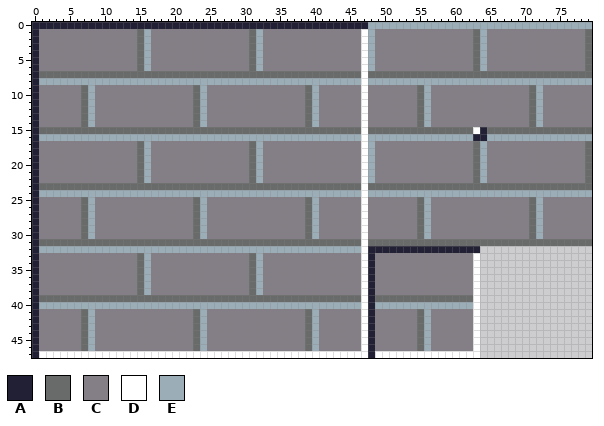
Edited in one commit: pixel-art file (art/tileset_floor.aseprite). Above is the file before it was changed.
80x48 pixels, 1 frame.
Palette (. is transparent): A #222034  B #696a6a  C #847e87  D #ffffff  E #9badb7
Pixels before, first column x 0:
 0 AAAAAAAAAAAAAAAAAAAAAAAAAAAAAAAAAAAAAAAAAAAAAAAAEEEEEEEEEEEEEEEEEEEEEEEEEEEEEEEE
 1 ACCCCCCCCCCCCCCBECCCCCCCCCCCCCCBECCCCCCCCCCCCCCDECCCCCCCCCCCCCCBECCCCCCCCCCCCCCB
 2 ACCCCCCCCCCCCCCBECCCCCCCCCCCCCCBECCCCCCCCCCCCCCDECCCCCCCCCCCCCCBECCCCCCCCCCCCCCB
 3 ACCCCCCCCCCCCCCBECCCCCCCCCCCCCCBECCCCCCCCCCCCCCDECCCCCCCCCCCCCCBECCCCCCCCCCCCCCB
 4 ACCCCCCCCCCCCCCBECCCCCCCCCCCCCCBECCCCCCCCCCCCCCDECCCCCCCCCCCCCCBECCCCCCCCCCCCCCB
 5 ACCCCCCCCCCCCCCBECCCCCCCCCCCCCCBECCCCCCCCCCCCCCDECCCCCCCCCCCCCCBECCCCCCCCCCCCCCB
 6 ACCCCCCCCCCCCCCBECCCCCCCCCCCCCCBECCCCCCCCCCCCCCDECCCCCCCCCCCCCCBECCCCCCCCCCCCCCB
 7 ABBBBBBBBBBBBBBBBBBBBBBBBBBBBBBBBBBBBBBBBBBBBBBDBBBBBBBBBBBBBBBBBBBBBBBBBBBBBBBB
 8 AEEEEEEEEEEEEEEEEEEEEEEEEEEEEEEEEEEEEEEEEEEEEEEDEEEEEEEEEEEEEEEEEEEEEEEEEEEEEEEE
 9 ACCCCCCBECCCCCCCCCCCCCCBECCCCCCCCCCCCCCBECCCCCCDCCCCCCCBECCCCCCCCCCCCCCBECCCCCCC
10 ACCCCCCBECCCCCCCCCCCCCCBECCCCCCCCCCCCCCBECCCCCCDCCCCCCCBECCCCCCCCCCCCCCBECCCCCCC
11 ACCCCCCBECCCCCCCCCCCCCCBECCCCCCCCCCCCCCBECCCCCCDCCCCCCCBECCCCCCCCCCCCCCBECCCCCCC
12 ACCCCCCBECCCCCCCCCCCCCCBECCCCCCCCCCCCCCBECCCCCCDCCCCCCCBECCCCCCCCCCCCCCBECCCCCCC
13 ACCCCCCBECCCCCCCCCCCCCCBECCCCCCCCCCCCCCBECCCCCCDCCCCCCCBECCCCCCCCCCCCCCBECCCCCCC
14 ACCCCCCBECCCCCCCCCCCCCCBECCCCCCCCCCCCCCBECCCCCCDCCCCCCCBECCCCCCCCCCCCCCBECCCCCCC
15 ABBBBBBBBBBBBBBBBBBBBBBBBBBBBBBBBBBBBBBBBBBBBBBDBBBBBBBBBBBBBBBDABBBBBBBBBBBBBBB
16 AEEEEEEEEEEEEEEEEEEEEEEEEEEEEEEEEEEEEEEEEEEEEEEDEEEEEEEEEEEEEEEAAEEEEEEEEEEEEEEE
17 ACCCCCCCCCCCCCCBECCCCCCCCCCCCCCBECCCCCCCCCCCCCCDECCCCCCCCCCCCCCBECCCCCCCCCCCCCCB
18 ACCCCCCCCCCCCCCBECCCCCCCCCCCCCCBECCCCCCCCCCCCCCDECCCCCCCCCCCCCCBECCCCCCCCCCCCCCB
19 ACCCCCCCCCCCCCCBECCCCCCCCCCCCCCBECCCCCCCCCCCCCCDECCCCCCCCCCCCCCBECCCCCCCCCCCCCCB
20 ACCCCCCCCCCCCCCBECCCCCCCCCCCCCCBECCCCCCCCCCCCCCDECCCCCCCCCCCCCCBECCCCCCCCCCCCCCB
21 ACCCCCCCCCCCCCCBECCCCCCCCCCCCCCBECCCCCCCCCCCCCCDECCCCCCCCCCCCCCBECCCCCCCCCCCCCCB
22 ACCCCCCCCCCCCCCBECCCCCCCCCCCCCCBECCCCCCCCCCCCCCDECCCCCCCCCCCCCCBECCCCCCCCCCCCCCB
23 ABBBBBBBBBBBBBBBBBBBBBBBBBBBBBBBBBBBBBBBBBBBBBBDBBBBBBBBBBBBBBBBBBBBBBBBBBBBBBBB
24 AEEEEEEEEEEEEEEEEEEEEEEEEEEEEEEEEEEEEEEEEEEEEEEDEEEEEEEEEEEEEEEEEEEEEEEEEEEEEEEE
25 ACCCCCCBECCCCCCCCCCCCCCBECCCCCCCCCCCCCCBECCCCCCDCCCCCCCBECCCCCCCCCCCCCCBECCCCCCC
26 ACCCCCCBECCCCCCCCCCCCCCBECCCCCCCCCCCCCCBECCCCCCDCCCCCCCBECCCCCCCCCCCCCCBECCCCCCC
27 ACCCCCCBECCCCCCCCCCCCCCBECCCCCCCCCCCCCCBECCCCCCDCCCCCCCBECCCCCCCCCCCCCCBECCCCCCC
28 ACCCCCCBECCCCCCCCCCCCCCBECCCCCCCCCCCCCCBECCCCCCDCCCCCCCBECCCCCCCCCCCCCCBECCCCCCC
29 ACCCCCCBECCCCCCCCCCCCCCBECCCCCCCCCCCCCCBECCCCCCDCCCCCCCBECCCCCCCCCCCCCCBECCCCCCC
30 ACCCCCCBECCCCCCCCCCCCCCBECCCCCCCCCCCCCCBECCCCCCDCCCCCCCBECCCCCCCCCCCCCCBECCCCCCC
31 ABBBBBBBBBBBBBBBBBBBBBBBBBBBBBBBBBBBBBBBBBBBBBBDBBBBBBBBBBBBBBBBBBBBBBBBBBBBBBBB
32 AEEEEEEEEEEEEEEEEEEEEEEEEEEEEEEEEEEEEEEEEEEEEEEDAAAAAAAAAAAAAAAA................
33 ACCCCCCCCCCCCCCBECCCCCCCCCCCCCCBECCCCCCCCCCCCCCDACCCCCCCCCCCCCCD................
34 ACCCCCCCCCCCCCCBECCCCCCCCCCCCCCBECCCCCCCCCCCCCCDACCCCCCCCCCCCCCD................
35 ACCCCCCCCCCCCCCBECCCCCCCCCCCCCCBECCCCCCCCCCCCCCDACCCCCCCCCCCCCCD................
36 ACCCCCCCCCCCCCCBECCCCCCCCCCCCCCBECCCCCCCCCCCCCCDACCCCCCCCCCCCCCD................
37 ACCCCCCCCCCCCCCBECCCCCCCCCCCCCCBECCCCCCCCCCCCCCDACCCCCCCCCCCCCCD................
38 ACCCCCCCCCCCCCCBECCCCCCCCCCCCCCBECCCCCCCCCCCCCCDACCCCCCCCCCCCCCD................
39 ABBBBBBBBBBBBBBBBBBBBBBBBBBBBBBBBBBBBBBBBBBBBBBDABBBBBBBBBBBBBBD................
40 AEEEEEEEEEEEEEEEEEEEEEEEEEEEEEEEEEEEEEEEEEEEEEEDAEEEEEEEEEEEEEED................
41 ACCCCCCBECCCCCCCCCCCCCCBECCCCCCCCCCCCCCBECCCCCCDACCCCCCBECCCCCCD................
42 ACCCCCCBECCCCCCCCCCCCCCBECCCCCCCCCCCCCCBECCCCCCDACCCCCCBECCCCCCD................
43 ACCCCCCBECCCCCCCCCCCCCCBECCCCCCCCCCCCCCBECCCCCCDACCCCCCBECCCCCCD................
44 ACCCCCCBECCCCCCCCCCCCCCBECCCCCCCCCCCCCCBECCCCCCDACCCCCCBECCCCCCD................
45 ACCCCCCBECCCCCCCCCCCCCCBECCCCCCCCCCCCCCBECCCCCCDACCCCCCBECCCCCCD................
46 ACCCCCCBECCCCCCCCCCCCCCBECCCCCCCCCCCCCCBECCCCCCDACCCCCCBECCCCCCD................
47 ADDDDDDDDDDDDDDDDDDDDDDDDDDDDDDDDDDDDDDDDDDDDDDDADDDDDDDDDDDDDDD................
The result:
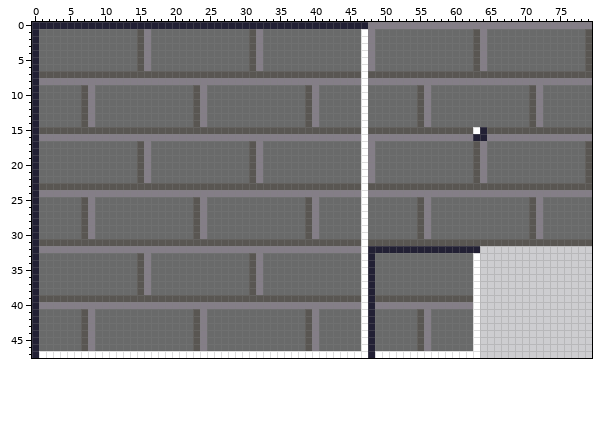
Changes in this commit:
colour B: #696a6a -> #595652
colour C: #847e87 -> #696a6a
colour E: #9badb7 -> #847e87
